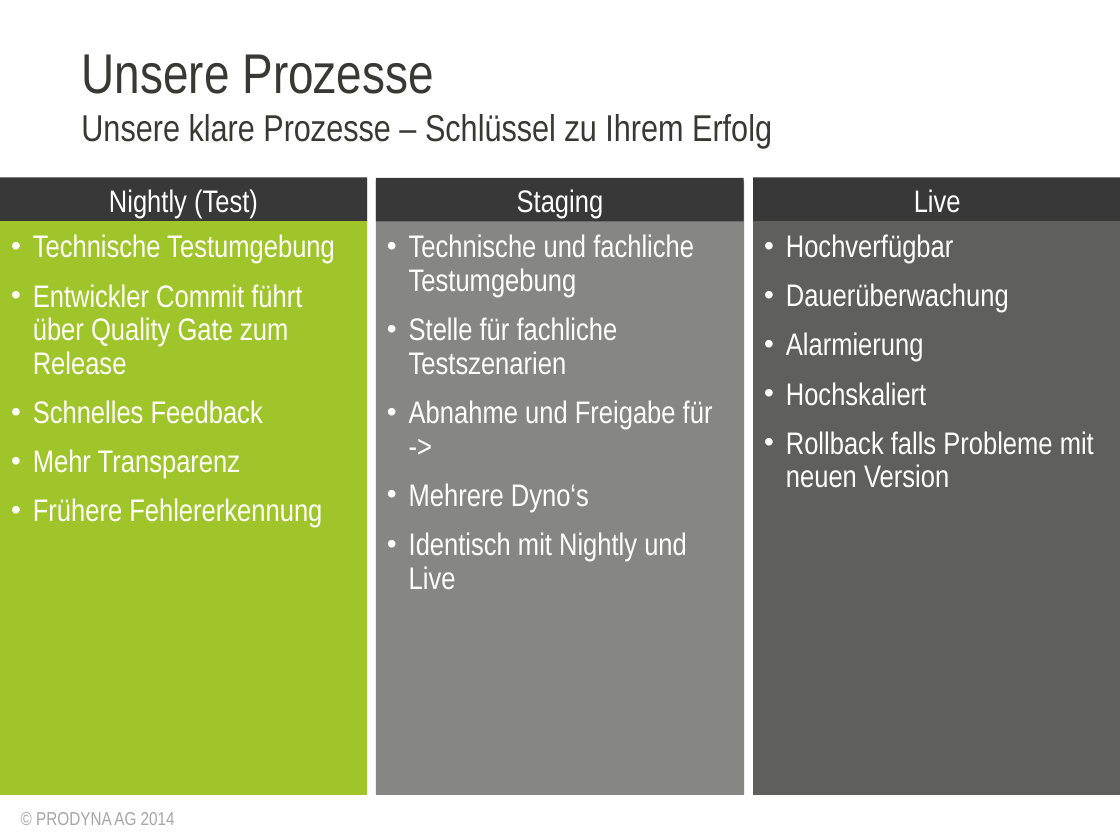
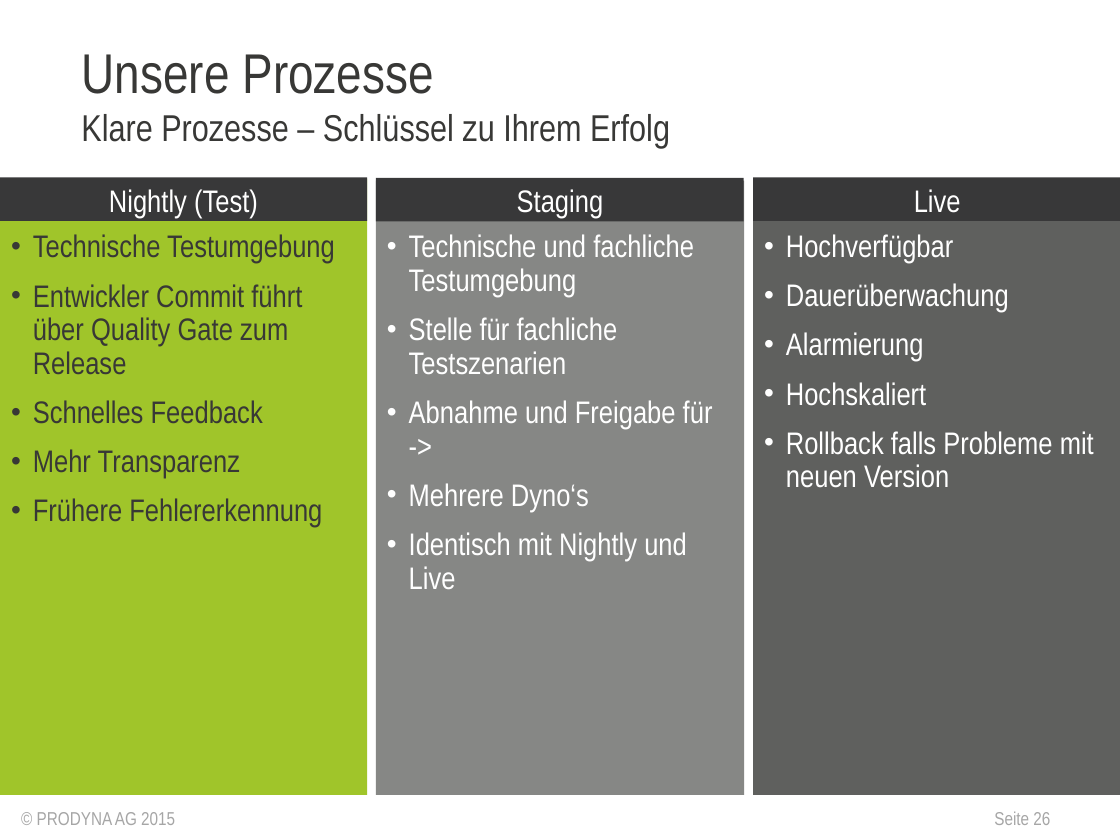
Before and after one commit to lagranovskiy/timetracker-server, a slide deck: slide 26 of doc/AbschlussPräsentation.pptx (slide 21 before the commit). Drawn at 1120x840 pixels with LibreOffice and Linux fonts; fonts in the diff are those of the drawing; background and template pictures are left out. Boxes give left, top, right and bottom in pixels: in the first picture for what was removed or moved away, otherwise in the second. Text is boxed around its words. In the diff, an @@ line names an element or a change of style, - is before the commit and + after.

```diff
--- a/doc/AbschlussPräsentation.pptx
+++ b/doc/AbschlussPräsentation.pptx
@@ subtitle at <box>81,114,670,148</box>: text changed @@
-Unsere klare Prozesse – Schlüssel zu Ihrem Erfolg
+Klare Prozesse – Schlüssel zu Ihrem Erfolg
@@ text "Technische Testumgebung" at <box>33,234,335,527</box>: text colour #FFFFFF to #383836 @@
@@ text at <box>37,812,175,825</box>: text changed @@
-© PRODYNA AG 2014
+© PRODYNA AG 2015
@@ page number added at <box>994,811,1050,825</box>, 12 pt, text #A6A6A6 @@
+Seite 26
```
Also in this commit, not shown: 33 other slides changed, 8 slides added, 1 other file.
